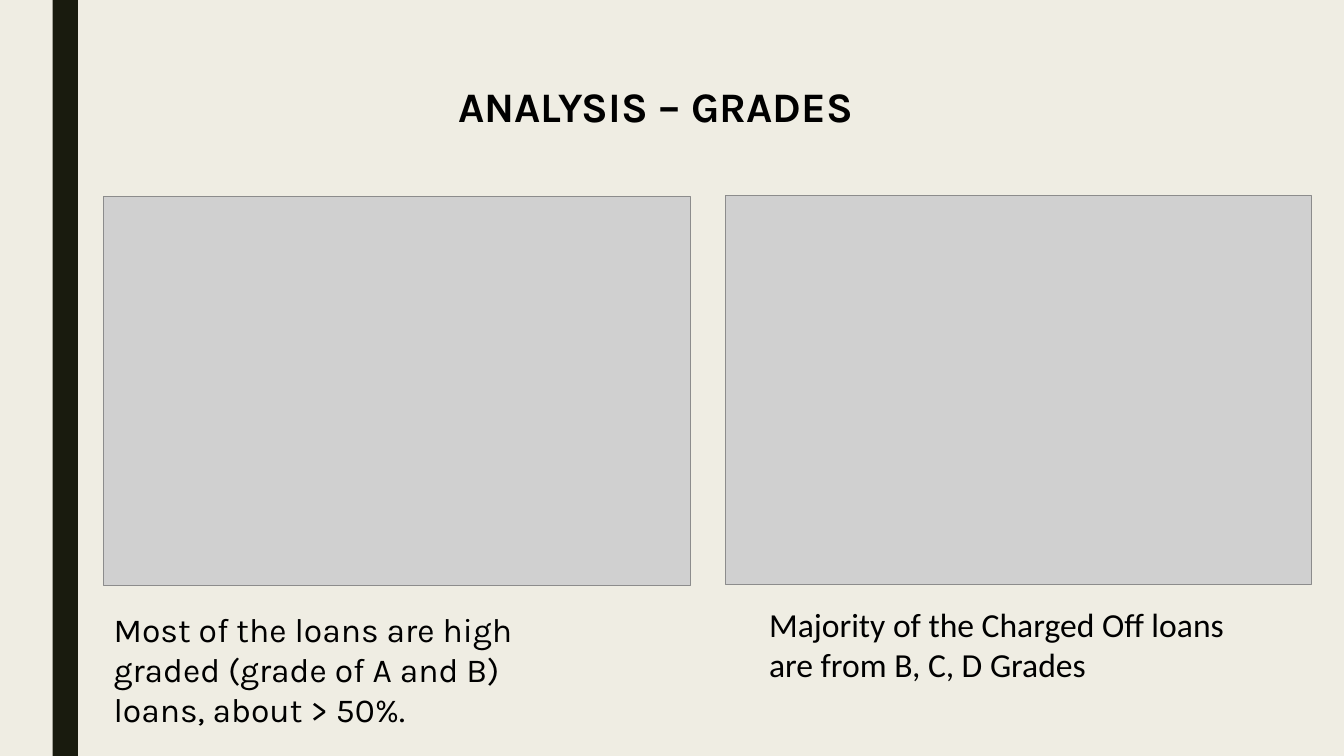
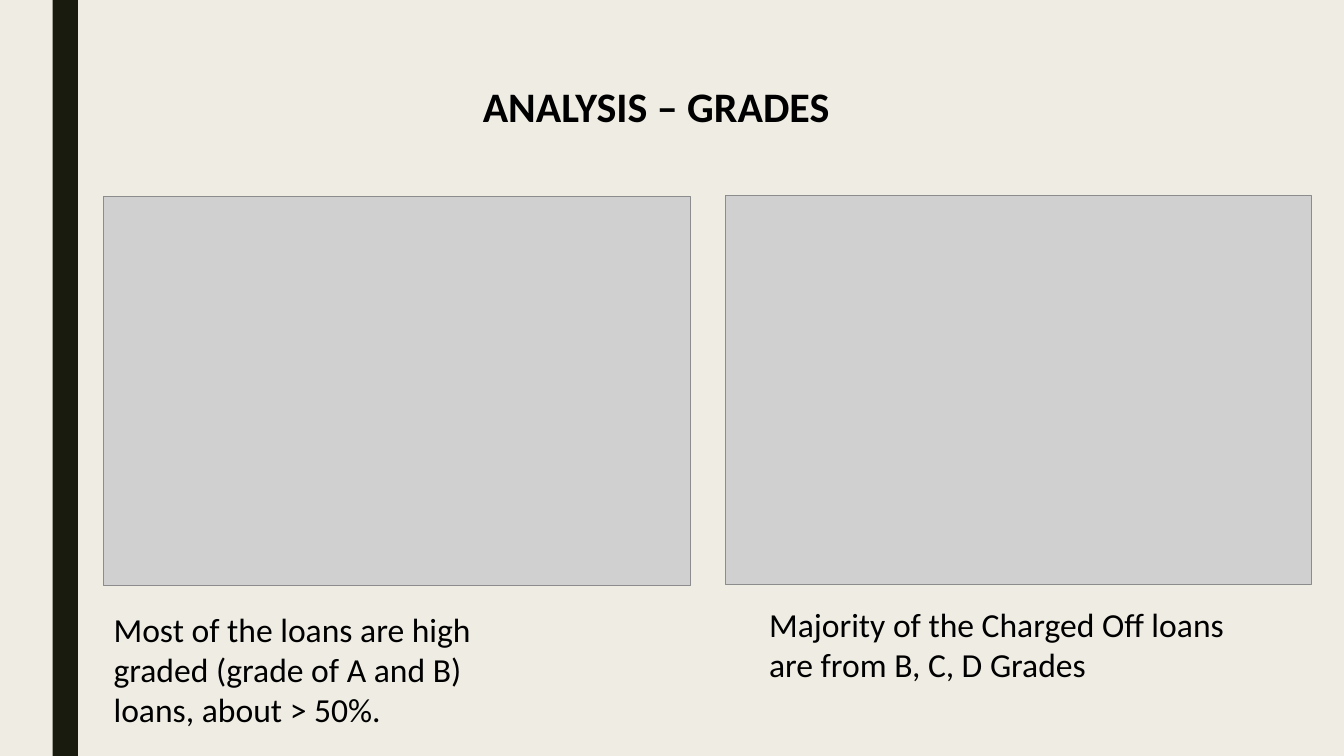
Before and after one commit to SaiViswanadhKintali/Lending-Club, a slide deck: slide 5 of Lending_Club_Case_Study.pptx. Drawn at 1344x756 pixels with LibreOffice and Linux fonts; fonts in the diff are those of the drawing; grey boxes stand for pictures. Boxes give left, top, right and bottom in pixels: in the first picture for what was removed or moved away, otherwise in the second. Text is boxed around its words. In the diff, an @@ line names an element or a change of style, - is before the commit and + after.

```diff
--- a/Lending_Club_Case_Study.pptx
+++ b/Lending_Club_Case_Study.pptx
@@ text "ANALYSIS – GRADES" at <box>483,94,829,123</box>: font Karla to Calibri @@
@@ text "Most of the loans are ..." at <box>114,618,471,726</box>: font Karla to Calibri @@
```
Also in this commit, not shown: 8 other slides changed, 1 slide added, 3 other files.
